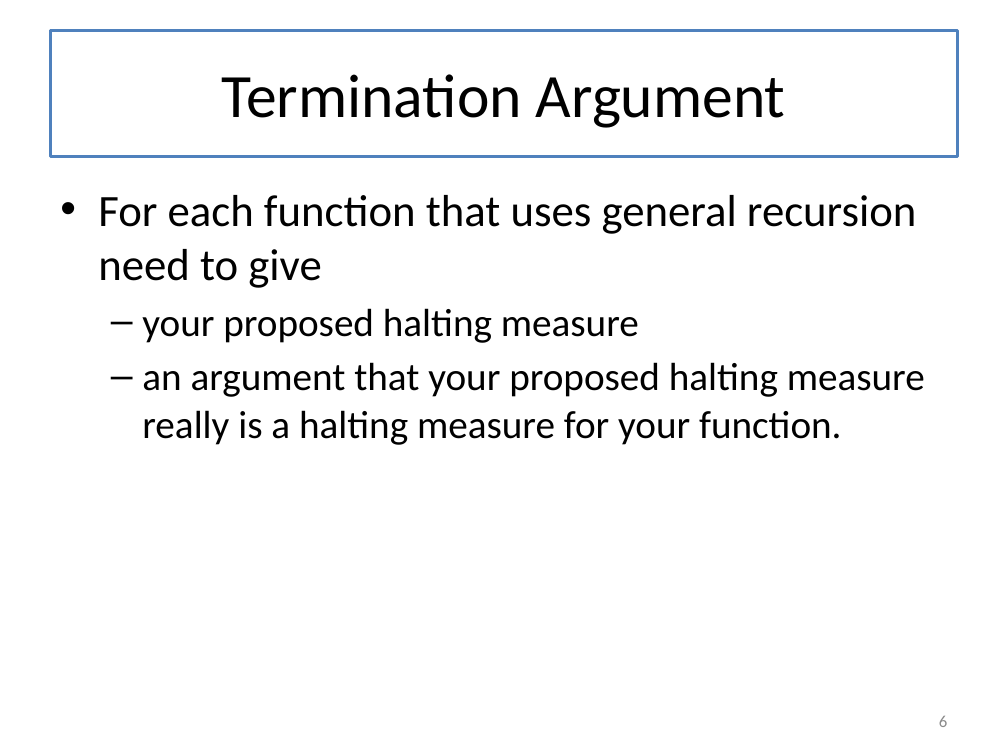
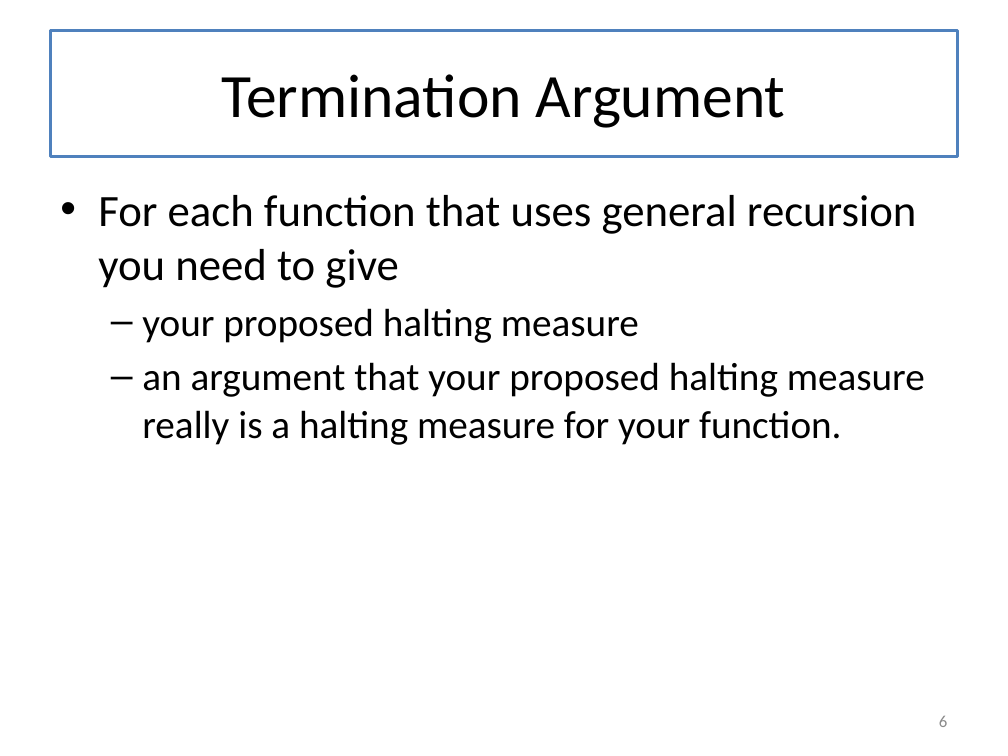
Before and after one commit to mwand/cs5010f16, a slide deck: slide 6 of Slides/Lesson 8.2 Halting Measures.pptx. Drawn at 1008x756 pixels with LibreOffice and Linux fonts; fonts in the diff are those of the drawing. Boxes give left, top, right and bottom in pixels: in the first picture for what was removed or moved away, otherwise in the second. Text is boxed around its words. In the diff, an @@ line names an element or a change of style, - is before the commit and + after.

```diff
--- a/Slides/Lesson 8.2 Halting Measures.pptx
+++ b/Slides/Lesson 8.2 Halting Measures.pptx
@@ text at <box>98,195,917,288</box>: text changed @@
-• For each function that uses general recursion need to give
+• For each function that uses general recursion you need to give
```
Also in this commit, not shown: 4 other slides changed, 1 other file.
